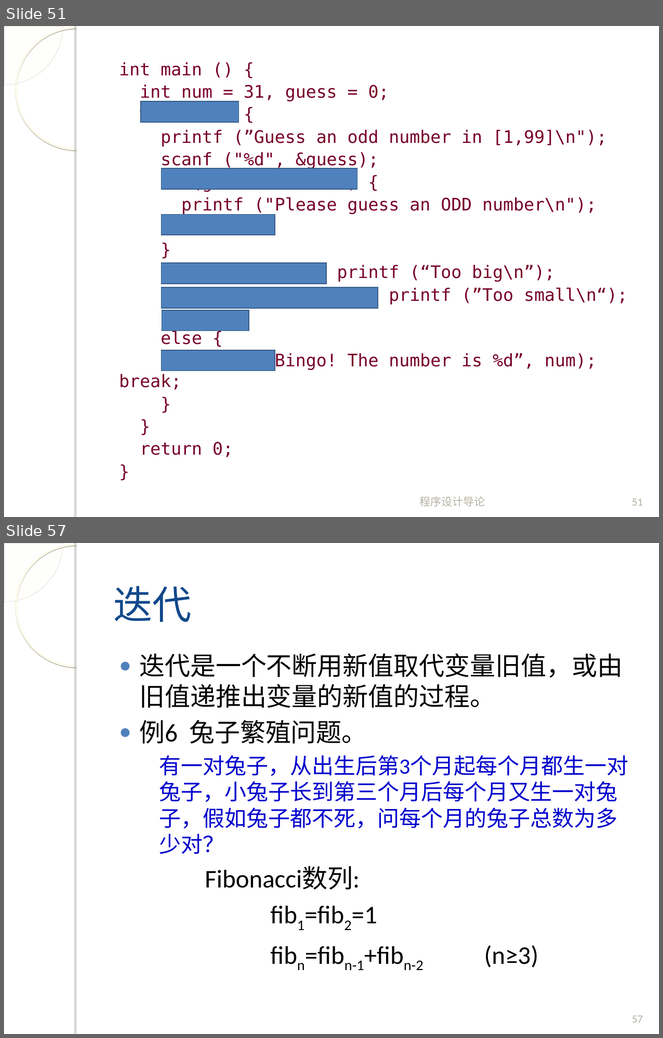
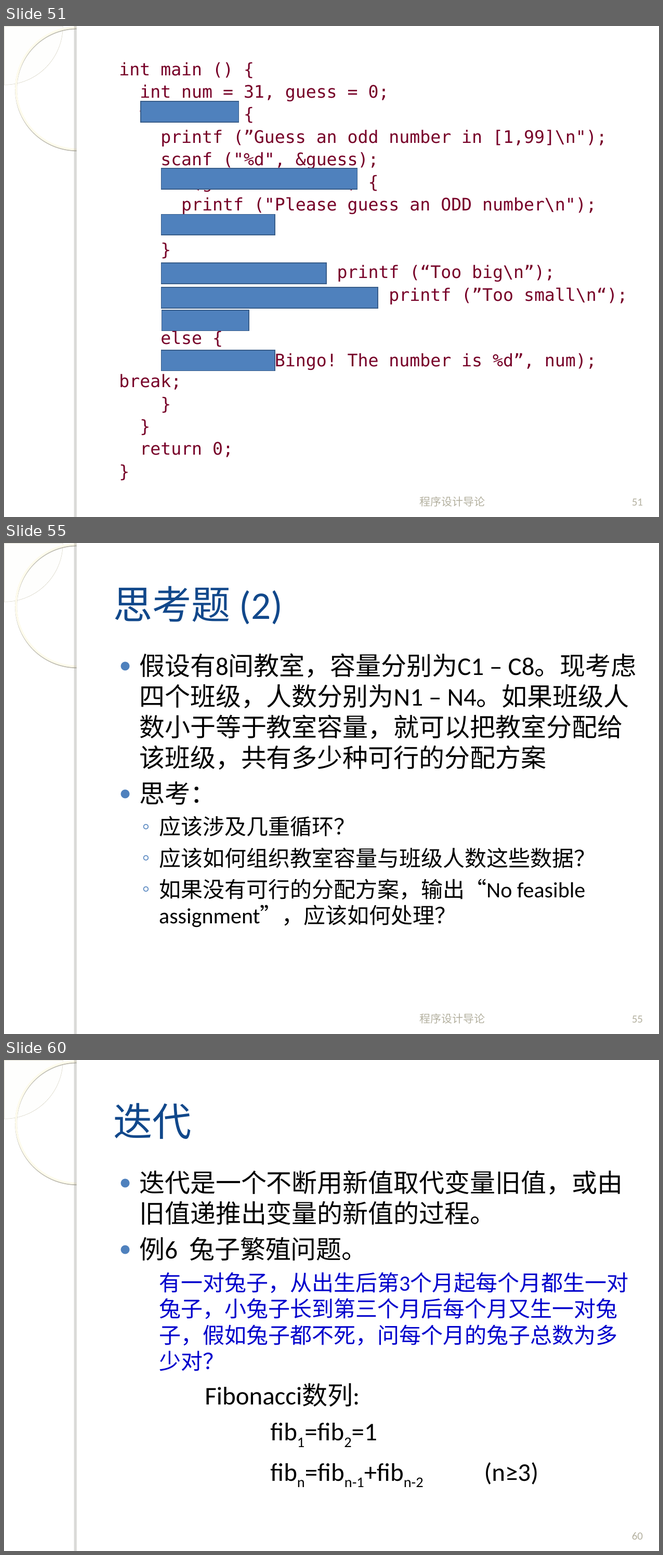
Before and after one commit to fanju1984/introduction-to-programming, a slide deck: introduction-to-programming/slides/2018/04-Control-Statement-2.ppt. Shown one above the other, each under a label of ours: slides 51 and 57 before the commit, slides 51, 55 and 60 after it; the slides between them are not shown. The pictures are 663x1038 and 663x1555 pixels, drawn with LibreOffice and Linux fonts; fonts in the diff are those of the drawing; background and template pictures are left out. Boxes give left, top, right and bottom in pixels: in the first picture for what was removed or moved away, otherwise in the second. Text is boxed around its words. In the diff, an @@ line names an element or a change of style, - is before the commit and + after.

```diff
--- a/introduction-to-programming/slides/2018/04-Control-Statement-2.ppt
+++ b/introduction-to-programming/slides/2018/04-Control-Statement-2.ppt
@@ slide 55 added at [4, 543, 659, 1034], background picture (left out); not listed: 4 template elements that a slide beside it also shows @@
@@ title added at [113, 586, 283, 625], 43 pt, text #11488B @@
+思考题 (2)
@@ text added at [139, 653, 637, 928], 28 pt, text #000000 @@
+● 假设有8间教室，容量分别为C1 – C8。现考虑四个班级，人数分别为N1 – N4。如果班级人数小于等于教室容量，就可以把教室分配给该班级，共有多少种可行的分配方案
+● 思考：
+  ◦ 应该涉及几重循环？
+  ◦ 应该如何组织教室容量与班级人数这些数据？
+  ◦ 如果没有可行的分配方案，输出“No feasible assignment”，应该如何处理？
@@ text added at [420, 1014, 486, 1024], 12 pt, text #B4B1A0 @@
+程序设计导论
@@ page number added at [632, 1016, 643, 1023], 12 pt, text #B4B1A0 @@
+55
@@ what was slide 57 is now slide 60 @@
@@ page number at [632, 1533, 643, 1540]: text changed @@
-57
+60
```
Also in this commit, not shown: 8 other slides added, 5 slides removed, 7 other files.
